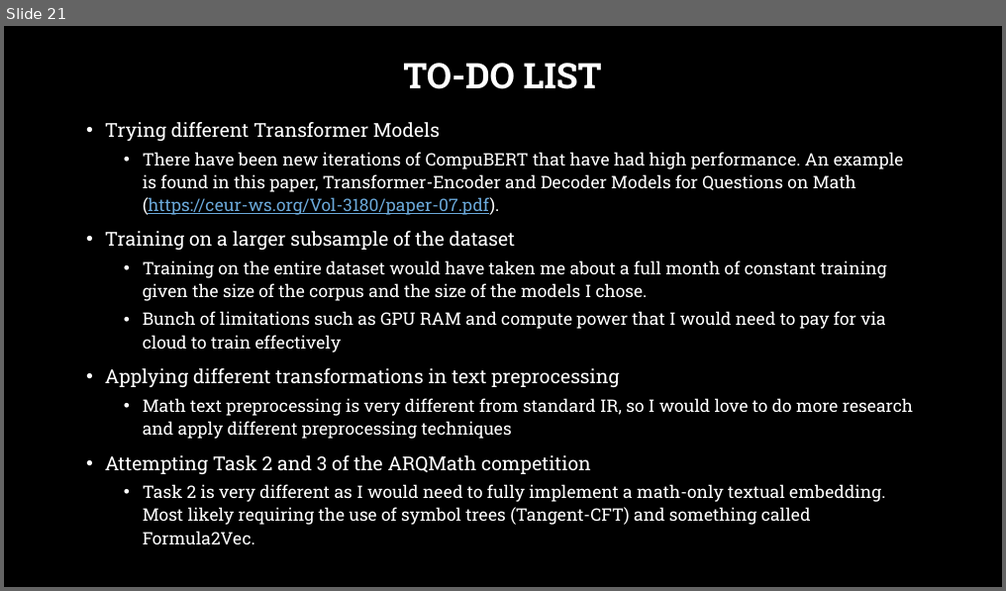
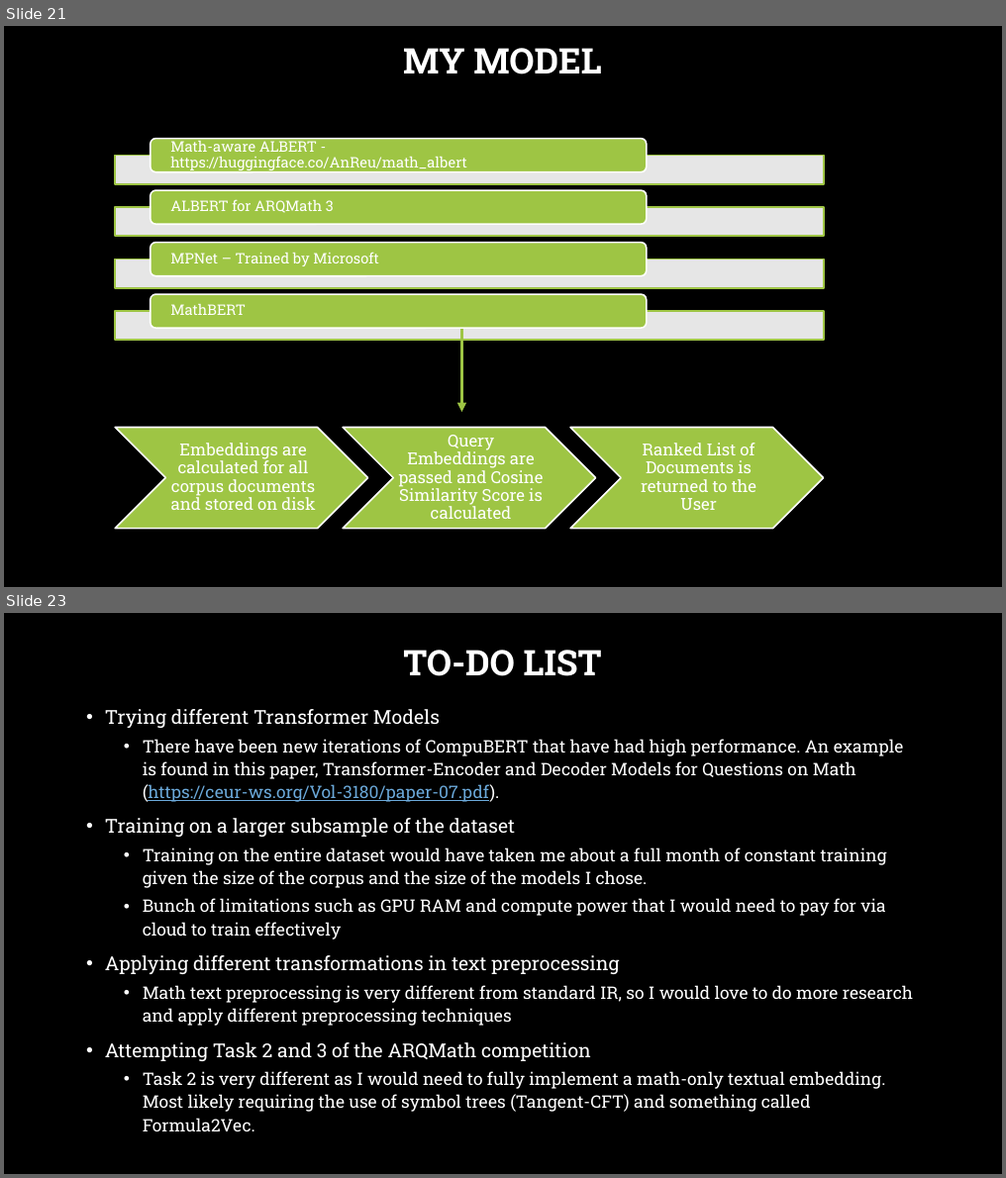
Before and after one commit to pure0022/math-IR-ARQMath-CompuBERT, a slide deck: Math Information Retrieval.pptx. Shown one above the other, each under a label of ours: slide 21 before the commit, slides 21 and 23 after it; the slides between them are not shown. The pictures are 1006x591 and 1006x1178 pixels, drawn with LibreOffice and Linux fonts; fonts in the diff are those of the drawing; background and template pictures are left out. Boxes give left, top, right and bottom in pixels: in the first picture for what was removed or moved away, otherwise in the second. Text is boxed around its words. In the diff, an @@ line names an element or a change of style, - is before the commit and + after.

```diff
--- a/Math Information Retrieval.pptx
+++ b/Math Information Retrieval.pptx
@@ slide 21 added at (x1=4, y1=26, x2=1002, y2=587), background picture (left out) @@
@@ title added at (x1=403, y1=48, x2=602, y2=75), 34 pt, text #FFFFFF, bold @@
+MY MODEL
@@ group added at (x1=115, y1=138, x2=824, y2=341): 4 rectangles, 4 rounded rectangles, 4 texts @@
+Math-aware ALBERT - https://huggingface.co/AnReu/math_albert
+ALBERT for ARQMath 3
+MPNet – Trained by Microsoft
+MathBERT
@@ arrow added from (462, 329) to (462, 412), #9EC544 3 pt @@
@@ group added at (x1=115, y1=427, x2=824, y2=528): 3 chevrons, 3 texts @@
+Embeddings are calculated for all corpus documents and stored on disk
+Query Embeddings are passed and Cosine Similarity Score is calculated
+Ranked List of Documents is returned to the User
@@ what was slide 21 is now slide 23 @@
```
Also in this commit, not shown: 2 slides changed, 3 other slides added, 2 slides removed, 1 other file.
